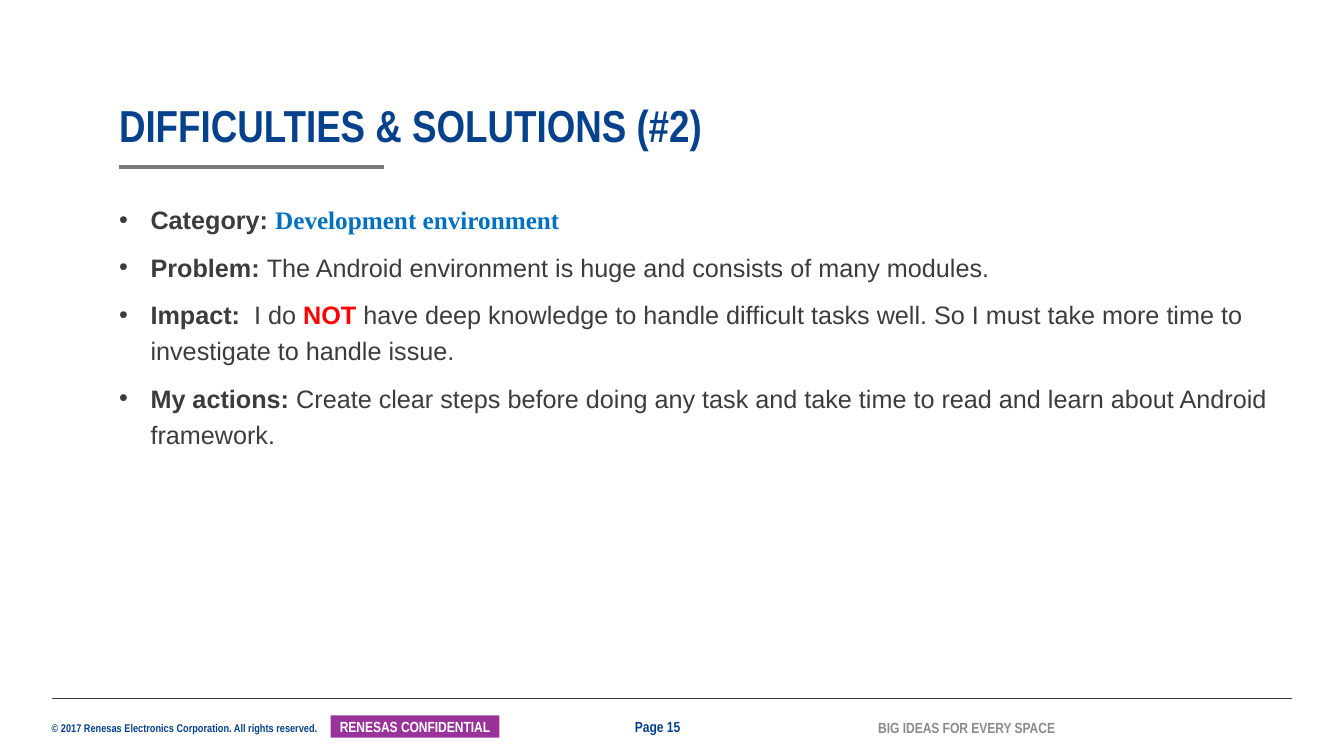
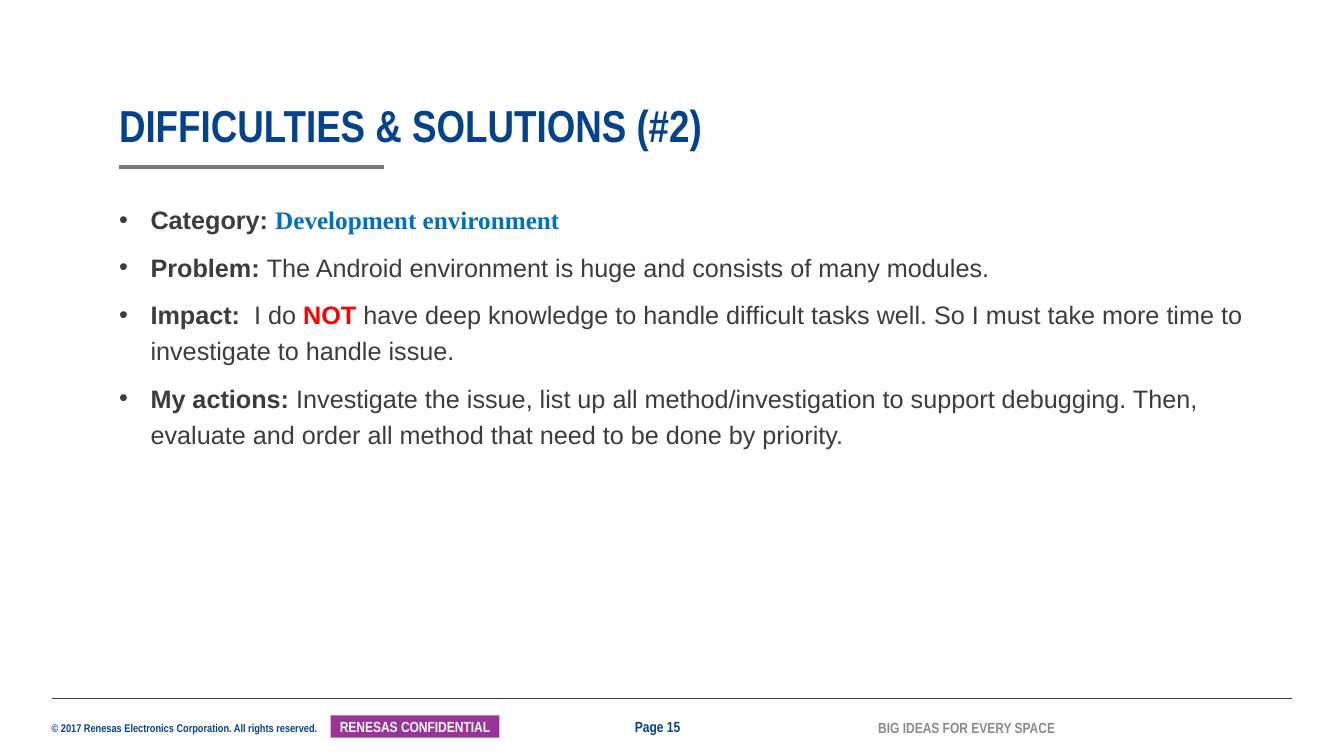
Before and after one commit to tranchikha/myapplication, a slide deck: slide 15 of LAST_TERM/2042_TranChiKha_SS32_MentorMentee_26G.pptx. Drawn at 1344x756 pixels with LibreOffice and Linux fonts; fonts in the diff are those of the drawing; background and template pictures are left out. Boxes give left, top, right and bottom in pixels: in the first picture for what was removed or moved away, otherwise in the second. Text is boxed around its words. In the diff, an @@ line names an element or a change of style, - is before the commit and + after.

```diff
--- a/LAST_TERM/2042_TranChiKha_SS32_MentorMentee_26G.pptx
+++ b/LAST_TERM/2042_TranChiKha_SS32_MentorMentee_26G.pptx
@@ text at (151, 389, 1197, 450): text changed @@
-• My actions: Create clear steps before doing any task and take time to read and learn about Android framework.
+• My actions: Investigate the issue, list up all method/investigation to support debugging. Then, evaluate and order all method that need to be done by priority.
```
Also in this commit, not shown: 3 other slides changed, 1 other file.
